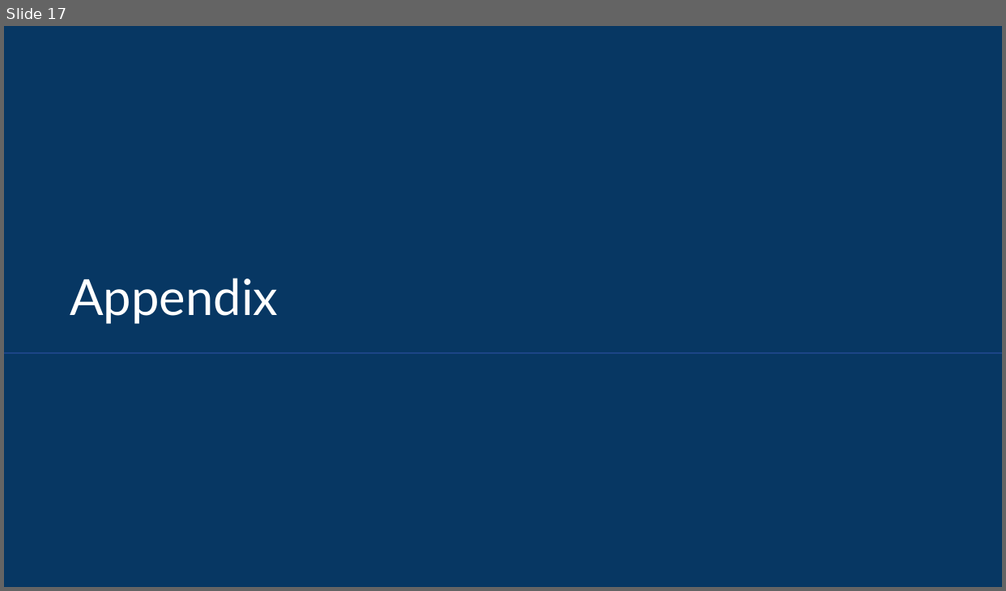
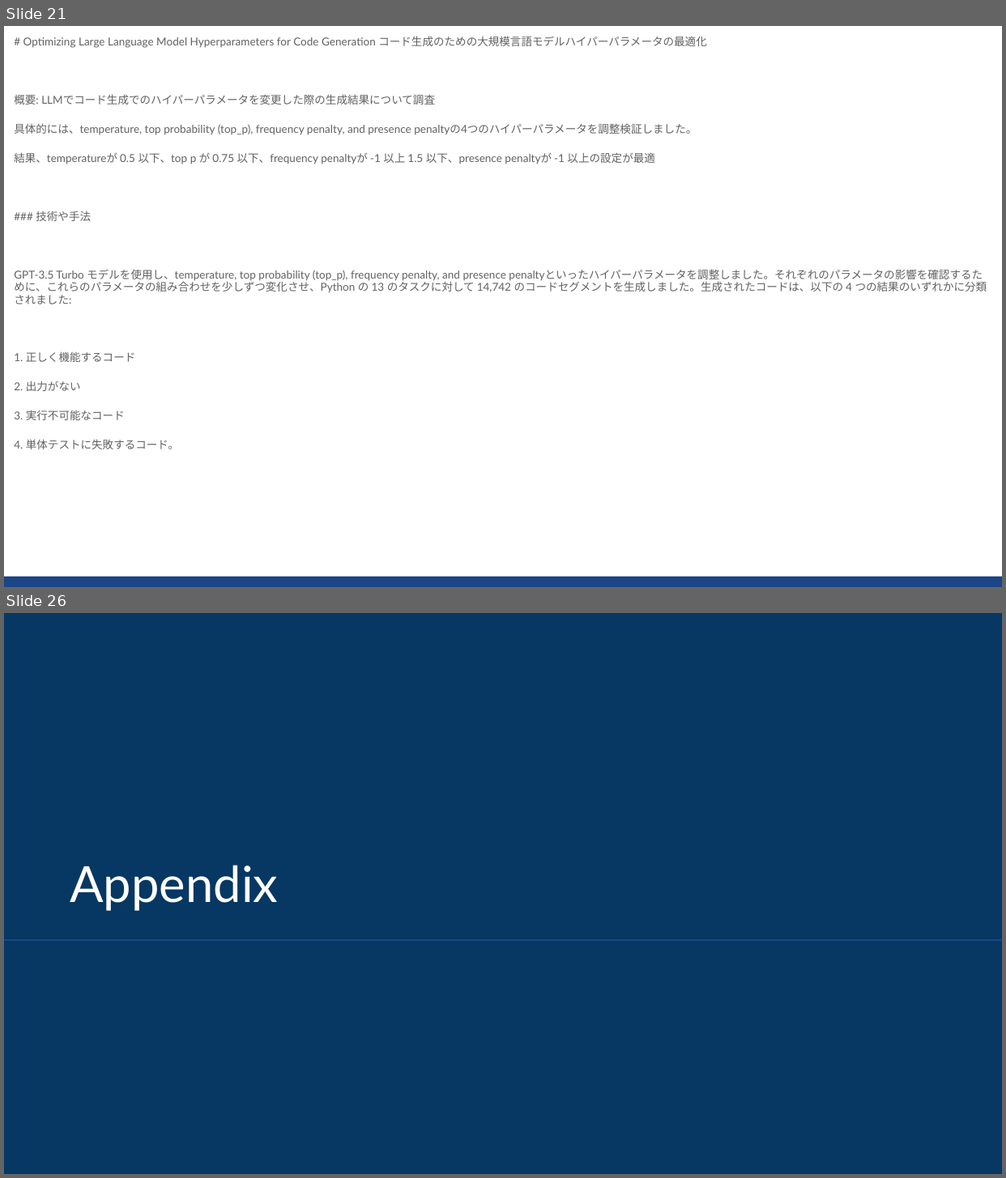
Before and after one commit to sekihan02/code_sundbox, a slide deck: 2024_LLM論文要約_8.pptx. Shown one above the other, each under a label of ours: slide 17 before the commit, slides 21 and 26 after it; the slides between them are not shown. The pictures are 1006x591 and 1006x1178 pixels, drawn with LibreOffice and Linux fonts; fonts in the diff are those of the drawing. Boxes give left, top, right and bottom in pixels: in the first picture for what was removed or moved away, otherwise in the second. Text is boxed around its words. In the diff, an @@ line names an element or a change of style, - is before the commit and + after.

```diff
--- a/2024_LLM論文要約_8.pptx
+++ b/2024_LLM論文要約_8.pptx
@@ slide 21 added at (x1=4, y1=26, x2=1002, y2=587), background #FFFFFF @@
@@ text added at (x1=14, y1=36, x2=987, y2=450), 7.9 pt, text #616161 @@
+# Optimizing Large Language Model Hyperparameters for Code Generation コード生成のための大規模言語モデルハイパーパラメータの最適化
+概要: LLMでコード生成でのハイパーパラメータを変更した際の生成結果について調査
+具体的には、temperature, top probability (top_p), frequency penalty, and presence penaltyの4つのハイパーパラメータを調整検証しました。
+結果、temperatureが 0.5 以下、top p が 0.75 以下、frequency penaltyが -1 以上 1.5 以下、presence penaltyが -1 以上の設定が最適
+### 技術や手法
+GPT-3.5 Turbo モデルを使用し、temperature, top probability (top_p), frequency penalty, and presence penaltyといったハイパーパラメータを調整しました。それぞれのパラメータの影響を確認するために、これらのパラメータの組み合わせを少しずつ変化させ、Python の 13 のタスクに対して 14,742 のコードセグメントを生成しました。生成されたコードは、以下の 4 つの結果のいずれかに分類されました:
+1. 正しく機能するコード
+2. 出力がない
+3. 実行不可能なコード
+4. 単体テストに失敗するコード。
@@ rectangle added at (x1=4, y1=577, x2=1002, y2=587), fill #1C4587 @@
@@ what was slide 17 is now slide 26 @@
```
Also in this commit, not shown: 8 other slides added, 1 other file.
